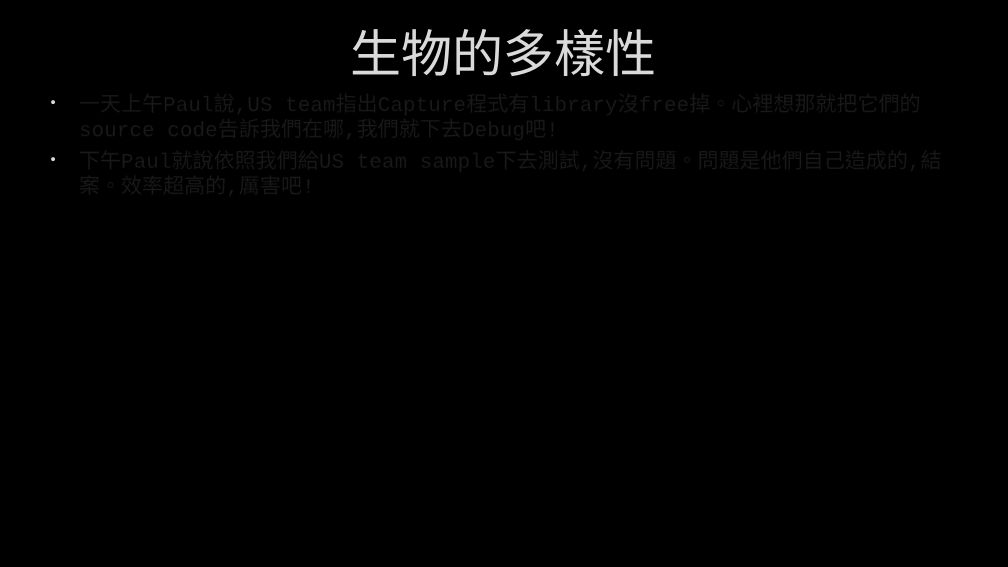
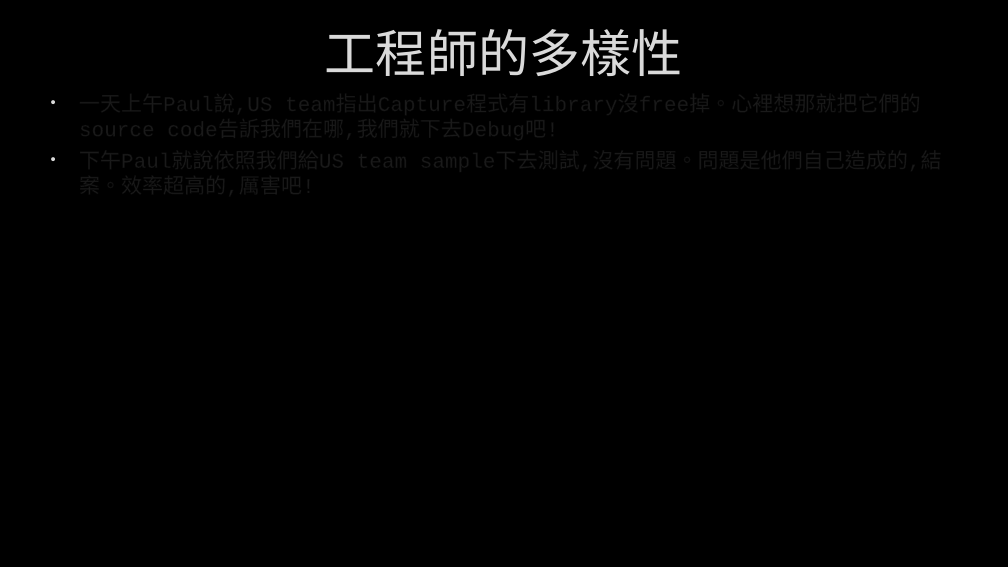
Before and after one commit to jjlee9/MyCapture, a slide deck: slide 2 of JJ's C++ notes.pptx. Drawn at 1008x567 pixels with LibreOffice and Linux fonts; fonts in the diff are those of the drawing; background and template pictures are left out. Boxes give left, top, right and bottom in pixels: in the first picture for what was removed or moved away, otherwise in the second. Text is boxed around its words. In the diff, an @@ line names an element or a change of style, - is before the commit and + after.

Commit message:
Diversity

```diff
--- a/JJ's C++ notes.pptx
+++ b/JJ's C++ notes.pptx
@@ title at [325, 29, 682, 76]: text changed @@
-生物的多樣性
+工程師的多樣性
```
